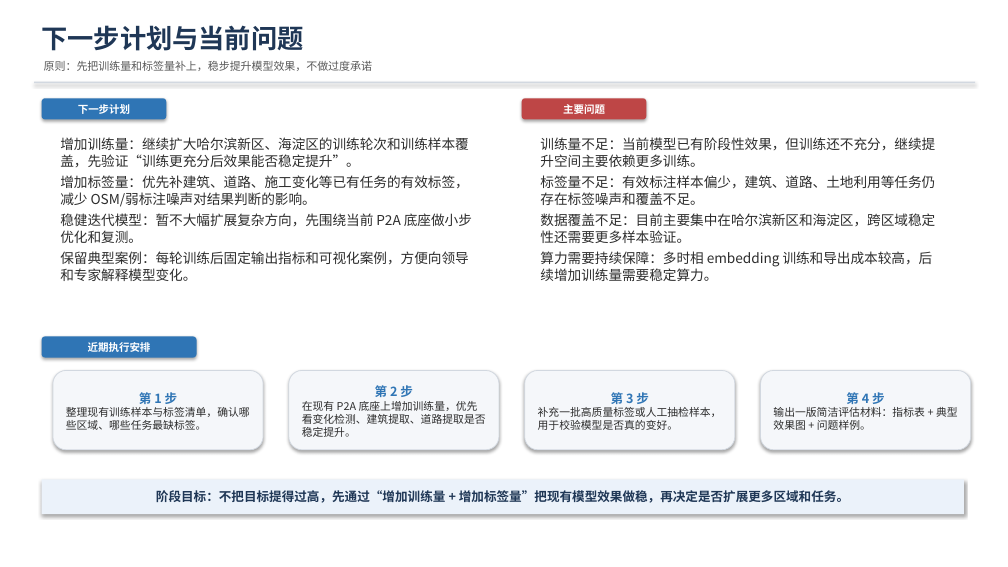
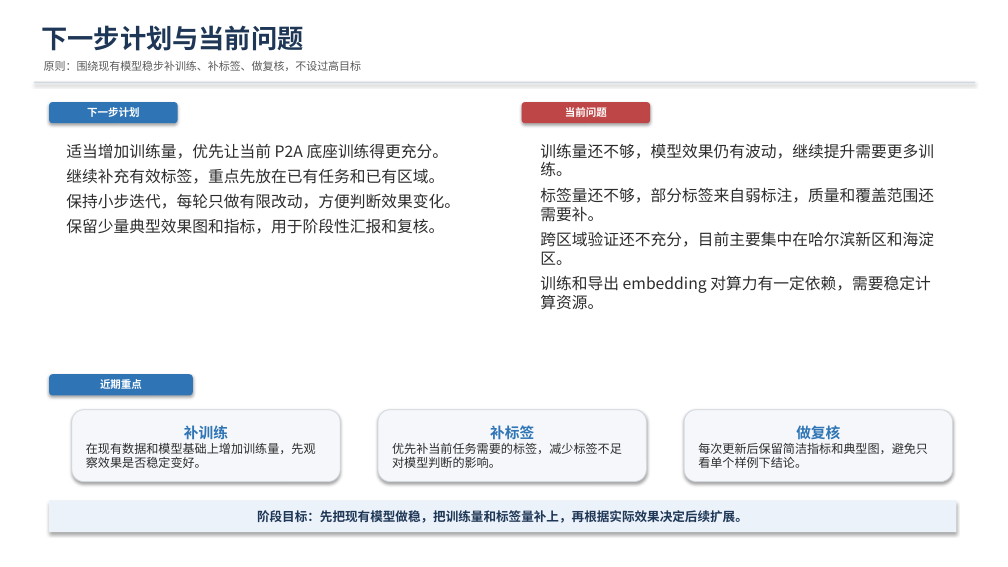
Before and after one commit to go-bananas-wwj/xuannv_embdding, a slide deck: slide 2 of reports/embedding_model_progress_20260630.pptx. Drawn at 1008x567 pixels with LibreOffice and Linux fonts; fonts in the diff are those of the drawing. Boxes give left, top, right and bottom in pixels: in the first picture for what was removed or moved away, otherwise in the second. Text is boxed around its words. In the diff, an @@ line names an element or a change of style, - is before the commit and + after.

Commit message:
docs: simplify embedding briefing next steps

```diff
--- a/reports/embedding_model_progress_20260630.pptx
+++ b/reports/embedding_model_progress_20260630.pptx
@@ text at (44,61,361,71): text changed @@
-原则：先把训练量和标签量补上，稳步提升模型效果，不做过度承诺
+原则：围绕现有模型稳步补训练、补标签、做复核，不设过高目标
@@ rounded rectangle "下一步计划": place and size @@
-rounded rectangle "下一步计划" at (42,98,166,119)
+rounded rectangle "下一步计划" at (49,102,178,123)
@@ rounded rectangle "当前问题": place and size @@
-rounded rectangle "当前问题" at (522,98,647,119)
+rounded rectangle "当前问题" at (522,102,650,123)
@@ text in rounded rectangle at (565,106,607,120): text changed @@
-主要问题
+当前问题
@@ text at (66,143,460,234): text changed; size 13 to 15 pt @@
-增加训练量：继续扩大哈尔滨新区、海淀区的训练轮次和训练样本覆盖，先验证“训练更充分后效果能否稳定提升”。
-增加标签量：优先补建筑、道路、施工变化等已有任务的有效标签，减少 OSM/弱标注噪声对结果判断的影响。
-稳健迭代模型：暂不大幅扩展复杂方向，先围绕当前 P2A 底座做小步优化和复测。
-保留典型案例：每轮训练后固定输出指标和可视化案例，方便向领导和专家解释模型变化。
+适当增加训练量，优先让当前 P2A 底座训练得更充分。
+继续补充有效标签，重点先放在已有任务和已有区域。
+保持小步迭代，每轮只做有限改动，方便判断效果变化。
+保留少量典型效果图和指标，用于阶段性汇报和复核。
@@ text at (540,143,934,310): text changed; size 13 to 15 pt @@
-训练量不足：当前模型已有阶段性效果，但训练还不充分，继续提升空间主要依赖更多训练。
-标签量不足：有效标注样本偏少，建筑、道路、土地利用等任务仍存在标签噪声和覆盖不足。
-数据覆盖不足：目前主要集中在哈尔滨新区和海淀区，跨区域稳定性还需要更多样本验证。
-算力需要持续保障：多时相 embedding 训练和导出成本较高，后续增加训练量需要稳定算力。
+训练量还不够，模型效果仍有波动，继续提升需要更多训练。
+标签量还不够，部分标签来自弱标注，质量和覆盖范围还需要补。
+跨区域验证还不充分，目前主要集中在哈尔滨新区和海淀区。
+训练和导出 embedding 对算力有一定依赖，需要稳定计算资源。
@@ rounded rectangle "近期重点": place and size @@
-rounded rectangle "近期重点" at (42,337,197,358)
+rounded rectangle "近期重点" at (49,374,193,395)
@@ text in rounded rectangle at (100,379,142,389): text changed @@
-近期执行安排
+近期重点
@@ rounded rectangle removed at (761,371,971,450) @@
-第 4 步
-输出一版简洁评估材料：指标表 + 典型效果图 + 问题样例。
@@ rounded rectangle "补训练": place and size @@
-rounded rectangle "补训练" at (53,371,263,450)
+rounded rectangle "补训练" at (72,410,340,482)
@@ rounded rectangle "补标签": place and size @@
-rounded rectangle "补标签" at (289,371,499,450)
+rounded rectangle "补标签" at (378,410,647,482)
@@ rounded rectangle "做复核": place and size @@
-rounded rectangle "做复核" at (525,371,735,450)
+rounded rectangle "做复核" at (684,410,953,482)
@@ text in rounded rectangle at (86,425,316,468): text changed; size 10.3 to 11.5 pt @@
-第 1 步
-整理现有训练样本与标签清单，确认哪些区域、哪些任务最缺标签。
+补训练
+在现有数据和模型基础上增加训练量，先观察效果是否稳定变好。
@@ text in rounded rectangle at (392,425,622,468): text changed; size 10.3 to 11.5 pt @@
-第 2 步
-在现有 P2A 底座上增加训练量，优先看变化检测、建筑提取、道路提取是否稳定提升。
+补标签
+优先补当前任务需要的标签，减少标签不足对模型判断的影响。
@@ text in rounded rectangle at (698,423,928,468): text changed; size 10.3 to 11.5 pt @@
-第 3 步
-补充一批高质量标签或人工抽检样本，用于校验模型是否真的变好。
+做复核
+每次更新后保留简洁指标和典型图，避免只看单个样例下结论。
@@ rectangle "阶段目标：先把现有模型做稳，把训练量和标签量补上，再根据实际效果决定后续扩展。": place and size @@
-rectangle "阶段目标：先把现有模型做稳，把训练量和标签量补上，再根据实际效果决定后续扩展。" at (42,479,964,514)
+rectangle "阶段目标：先把现有模型做稳，把训练量和标签量补上，再根据实际效果决定后续扩展。" at (49,501,957,532)
@@ text in rectangle at (257,510,748,523): text changed @@
-阶段目标：不把目标提得过高，先通过“增加训练量 + 增加标签量”把现有模型效果做稳，再决定是否扩展更多区域和任务。
+阶段目标：先把现有模型做稳，把训练量和标签量补上，再根据实际效果决定后续扩展。
```
Also in this commit, not shown: 1 other slide changed, 2 other files.
